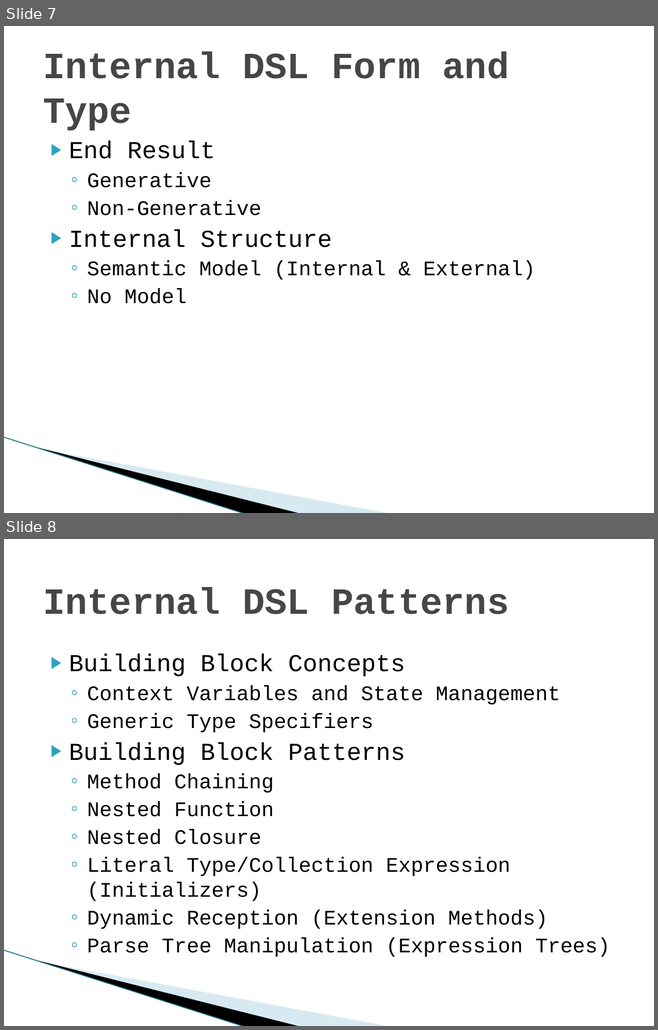
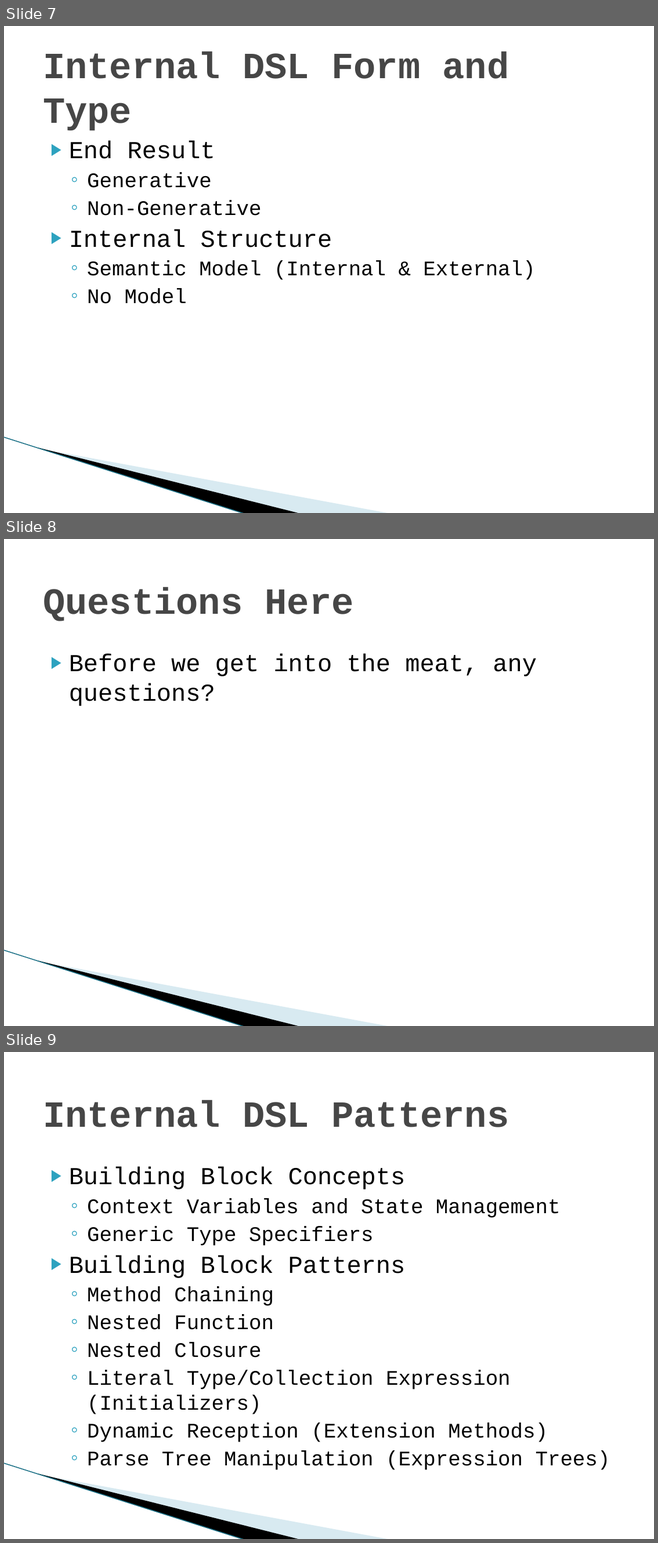
Before and after one commit to diabluchanskyi/pablo, a slide deck: presentations/chadmyers/InternalDSLs/doc/Internal Domain-specific Languages in CSharp.pptx. Shown one above the other, each under a label of ours: slides 7 and 8 before the commit, slides 7, 8 and 9 after it. The pictures are 658x1030 and 658x1543 pixels, drawn with LibreOffice and Linux fonts; fonts in the diff are those of the drawing; background and template pictures are left out. Boxes give left, top, right and bottom in pixels: in the first picture for what was removed or moved away, otherwise in the second. Text is boxed around its words. In the diff, an @@ line names an element or a change of style, - is before the commit and + after.

```diff
--- a/presentations/chadmyers/InternalDSLs/doc/Internal Domain-specific Languages in CSharp.pptx
+++ b/presentations/chadmyers/InternalDSLs/doc/Internal Domain-specific Languages in CSharp.pptx
@@ slide 8 added at (4,539,654,1026), background #FFFFFF; not listed: 3 template elements that a slide beside it also shows @@
@@ title added at (43,587,354,621), 41 pt, text #464646, bold @@
+Questions Here
@@ text added at (69,654,536,706), 27 pt, text #000000 @@
+▶ Before we get into the meat, any questions?
@@ what was slide 8 is now slide 9 @@
```
Also in this commit, not shown: 7 other slides added, 3 slides removed, 10 other files.
